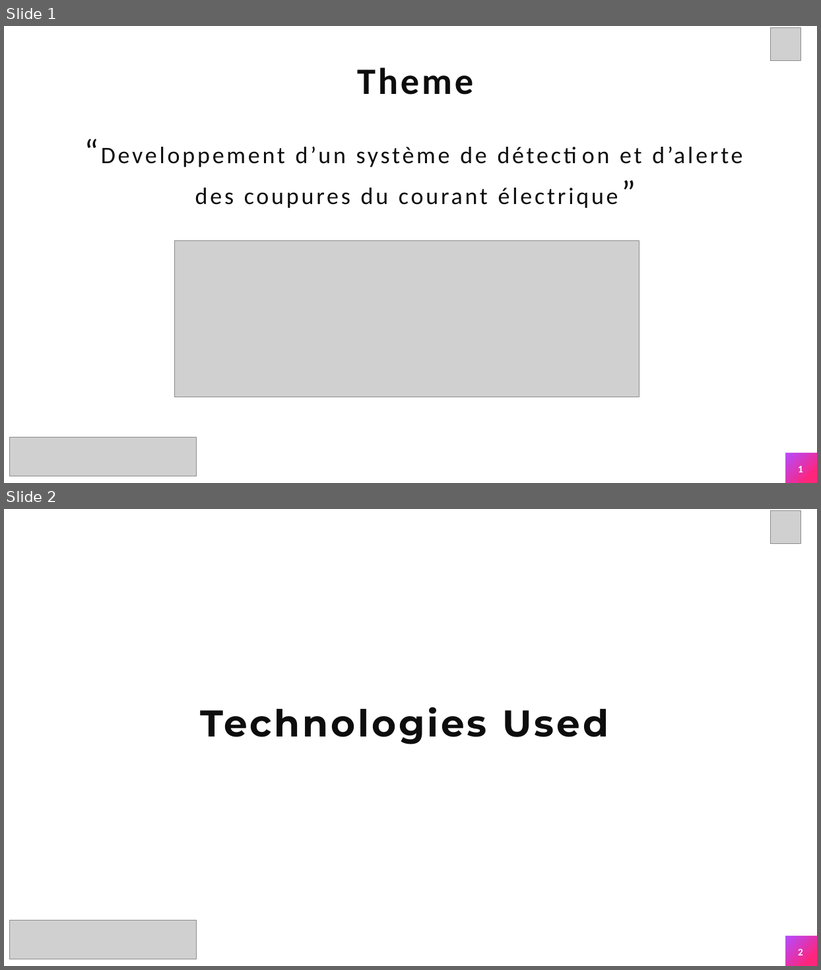
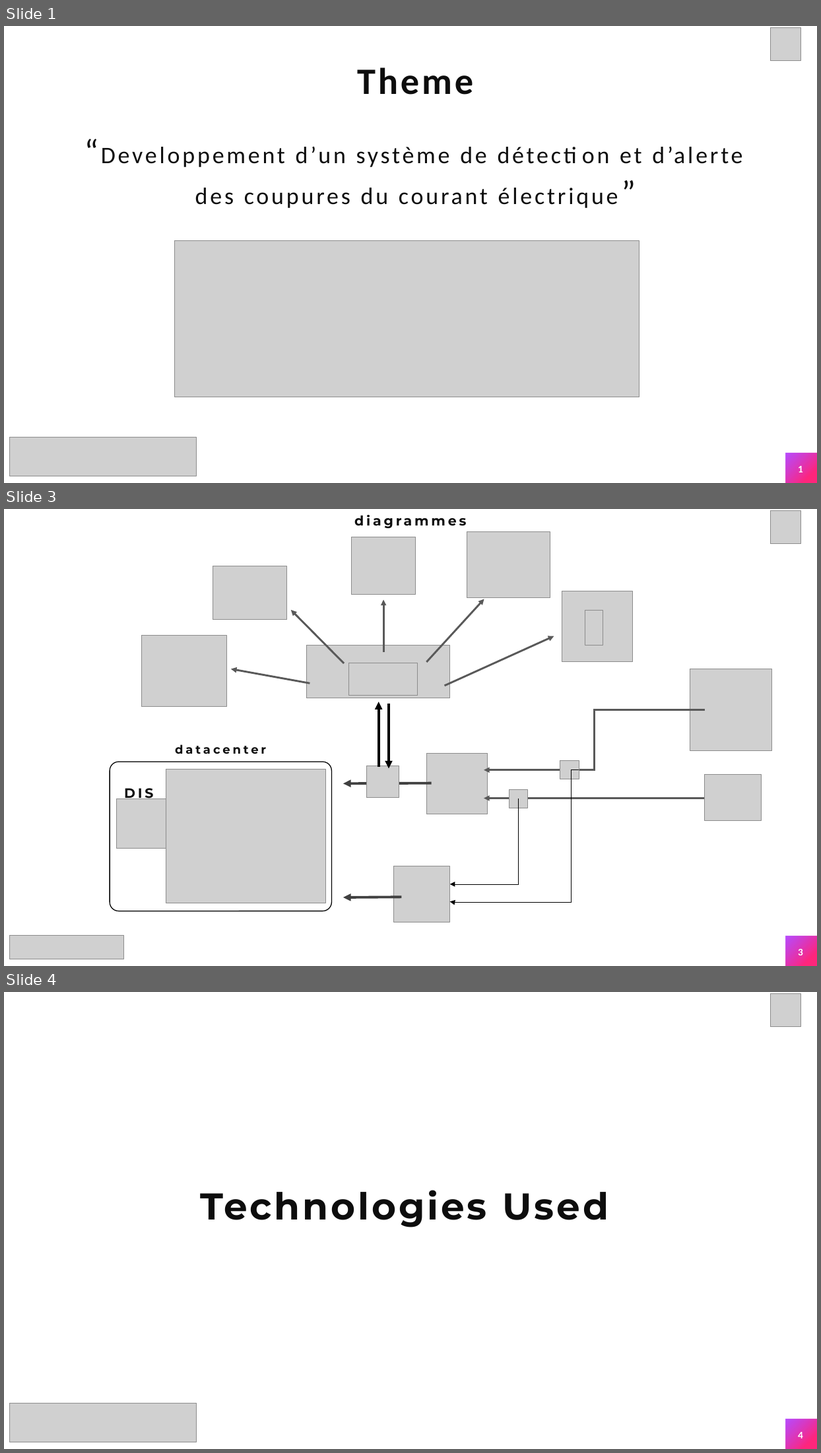
Before and after one commit to alpha947/pfe-sourcemind, a slide deck: Diapositives de presentation.pptx. Shown one above the other, each under a label of ours: slides 1 and 2 before the commit, slides 1, 3 and 4 after it; the slides between them are not shown. The pictures are 821x970 and 821x1453 pixels, drawn with LibreOffice and Linux fonts; fonts in the diff are those of the drawing; grey boxes stand for pictures; background and template pictures are left out. Boxes give left, top, right and bottom in pixels: in the first picture for what was removed or moved away, otherwise in the second. Text is boxed around its words. In the diff, an @@ line names an element or a change of style, - is before the commit and + after.

```diff
--- a/Diapositives de presentation.pptx
+++ b/Diapositives de presentation.pptx
@@ slide 3 added at [4, 509, 817, 966], background #FFFFFF; not listed: 1 template element that a slide beside it also shows @@
@@ text added at [354, 515, 466, 528], 16 pt, text #0D0D0D, bold @@
+diagrammes
@@ picture added at [771, 511, 801, 544] @@
@@ picture added at [352, 537, 416, 595] @@
@@ picture added at [467, 531, 550, 598] @@
@@ picture added at [213, 566, 287, 619] @@
@@ arrow added from (384, 652) to (384, 600), #595959 2.25 pt @@
@@ arrow added from (426, 662) to (484, 599), #595959 2.25 pt @@
@@ picture added at [562, 591, 633, 662] @@
@@ arrow added from (344, 663) to (291, 610), #595959 2.25 pt @@
@@ picture added at [585, 610, 603, 646] @@
@@ picture added at [142, 636, 227, 707] @@
@@ picture added at [306, 645, 451, 698] @@
@@ arrow added from (445, 686) to (554, 636), #595959 2.25 pt @@
@@ picture added at [349, 663, 417, 695] @@
@@ arrow added from (310, 683) to (231, 669), #595959 2.25 pt @@
@@ picture added at [690, 669, 772, 751] @@
@@ arrow added from (378, 767) to (378, 702), #000000 3 pt @@
@@ arrow added from (389, 704) to (389, 769), #000000 3 pt @@
@@ elbow arrow added from (705, 710) to (484, 770), #595959 2.25 pt @@
@@ group added at [110, 745, 331, 912]: 2 pictures, 2 texts, 1 rounded rectangle @@
+DIS
+datacenter
@@ picture added at [367, 766, 399, 798] @@
@@ picture added at [426, 754, 488, 815] @@
@@ picture added at [560, 760, 579, 779] @@
@@ arrow added from (432, 784) to (343, 784), #404040 3 pt @@
@@ elbow arrow added from (580, 770) to (450, 902), #000000 0.5 pt @@
@@ picture added at [705, 775, 761, 821] @@
@@ elbow arrow added from (518, 799) to (450, 885), #000000 0.5 pt @@
@@ elbow arrow added from (704, 799) to (484, 799), #595959 2.25 pt @@
@@ picture added at [509, 789, 527, 808] @@
@@ picture added at [394, 867, 450, 923] @@
@@ arrow added from (402, 898) to (343, 898), #404040 3 pt @@
@@ picture added at [9, 935, 123, 959] @@
@@ page number added at [798, 949, 803, 956], 12 pt, text #FFFFFF, bold @@
+3
@@ what was slide 2 is now slide 4 @@
@@ page number at [798, 1432, 803, 1439]: text changed @@
-2
+4
```
Also in this commit, not shown: 1 other slide added, 19 other files.
